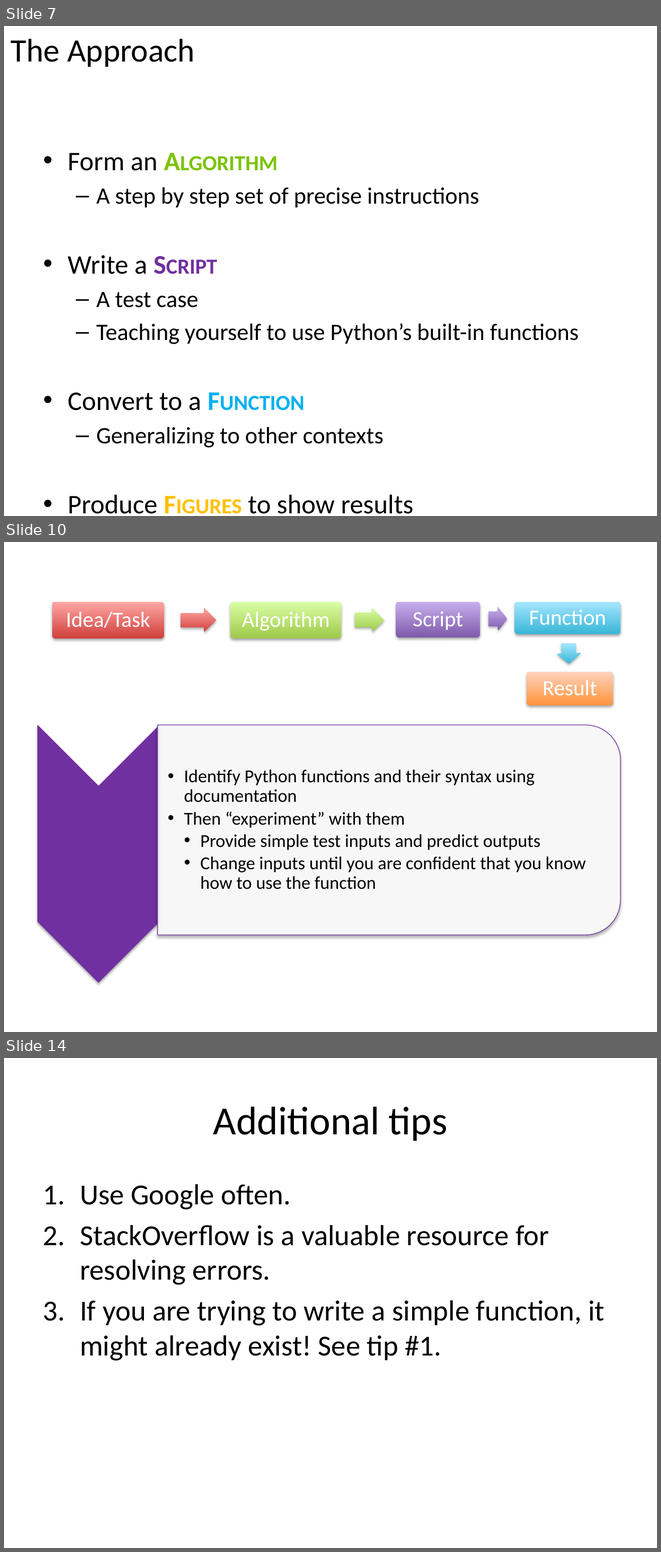
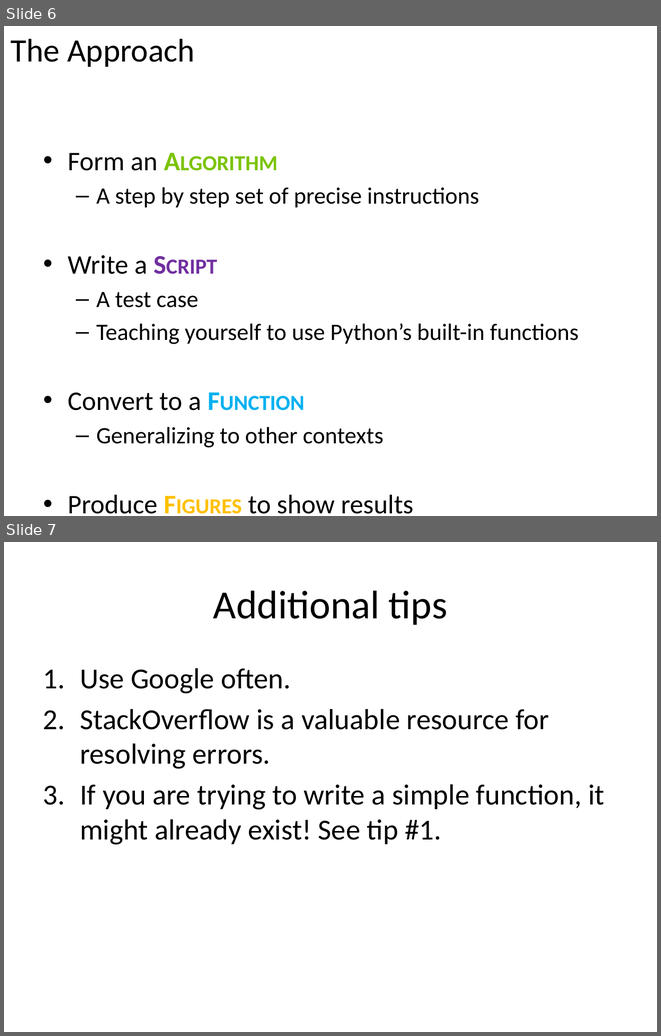
Before and after one commit to wmau/PythonForNeuro, a slide deck: Lecture1_Intro.pptx. Shown one above the other, each under a label of ours: slides 7, 10 and 14 before the commit, slides 6 and 7 after it; the slides between them are not shown. The pictures are 661x1552 and 661x1036 pixels, drawn with LibreOffice and Linux fonts; fonts in the diff are those of the drawing. Boxes give left, top, right and bottom in pixels: in the first picture for what was removed or moved away, otherwise in the second. Text is boxed around its words. In the diff, an @@ line names an element or a change of style, - is before the commit and + after.

```diff
--- a/Lecture1_Intro.pptx
+++ b/Lecture1_Intro.pptx
@@ slide 10 removed at (x1=4, y1=542, x2=657, y2=1032), background #FFFFFF @@
@@ group removed at (x1=52, y1=602, x2=620, y2=705): 5 rounded rectangles, 5 texts, 4 right arrows @@
-Idea/Task
-Algorithm
-Script
-Function
-Result
@@ chevron removed at (x1=37, y1=725, x2=159, y2=983) @@
@@ round same rect removed at (x1=158, y1=725, x2=620, y2=934) @@
@@ text removed at (x1=184, y1=769, x2=586, y2=889) @@
-  •• Identify Python functions and their syntax using documentation
-  •• Then “experiment” with them
-    •• Provide simple test inputs and predict outputs
-    •• Change inputs until you are confident that you know how to use the function
@@ what was slide 7 is now slide 6 @@
@@ what was slide 14 is now slide 7 @@
```
Also in this commit, not shown: 6 other slides removed, 2 other files.
